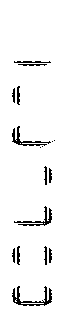
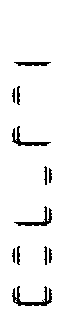
Layer changes from the first 70 x 320 image to the second:
painted on "Layer 2" over [14, 61, 55, 306]
